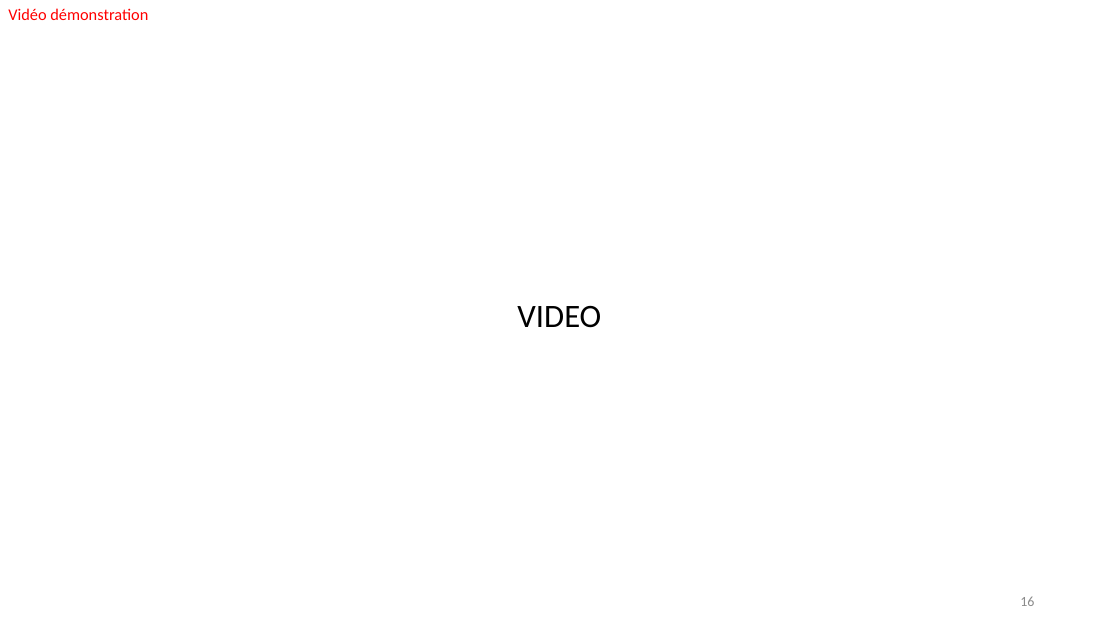
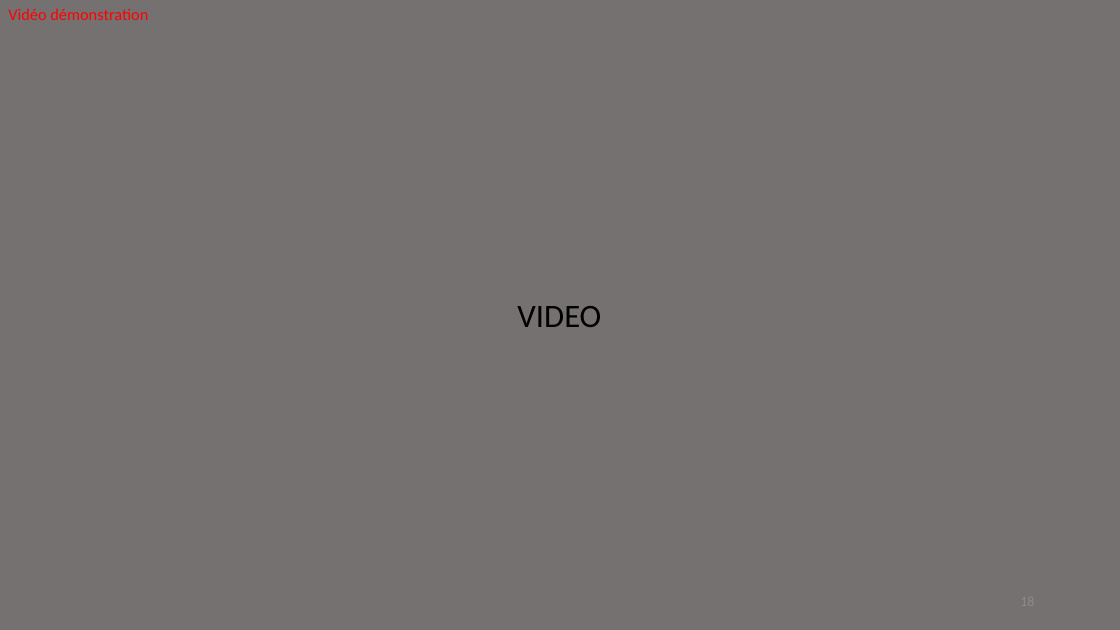
Before and after one commit to FabienMnsn/PRES2, a slide deck: slide 18 of Slides/PRES2019-Projet14-OlivierFourmaux-ROIStreamingImapct-soutenance.pptx (slide 16 before the commit). Drawn at 1120x630 pixels with LibreOffice and Linux fonts; fonts in the diff are those of the drawing. Boxes give left, top, right and bottom in pixels: in the first picture for what was removed or moved away, otherwise in the second. Text is boxed around its words. In the diff, an @@ line names an element or a change of style, - is before the commit and + after.

```diff
--- a/Slides/PRES2019-Projet14-OlivierFourmaux-ROIStreamingImapct-soutenance.pptx
+++ b/Slides/PRES2019-Projet14-OlivierFourmaux-ROIStreamingImapct-soutenance.pptx
@@ background #FFFFFF to #767171 @@
@@ page number removed at (x1=1020, y1=597, x2=1034, y2=606) @@
-16
```
Also in this commit, not shown: 5 other slides changed, 2 slides added, 13 other files.
